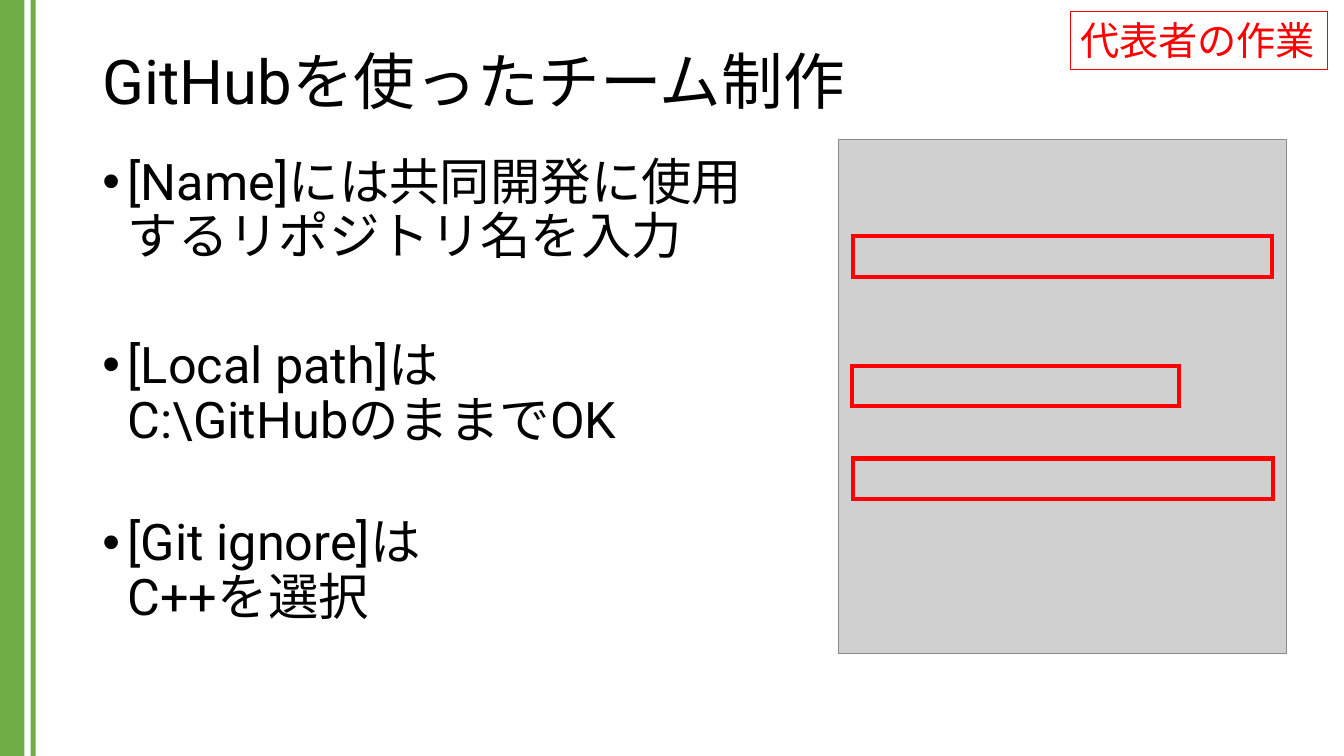
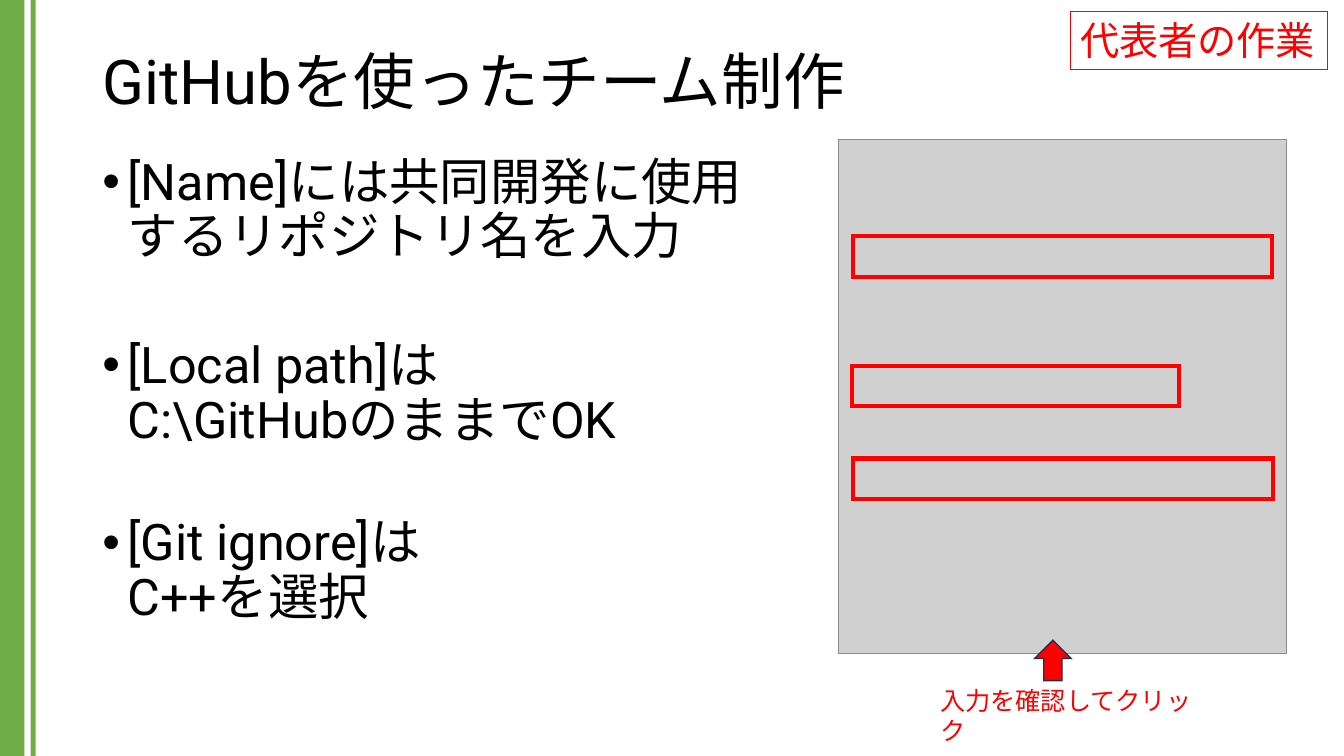
Before and after one commit to kic-murata/cpp2024, a slide deck: slide 4 of 授業資料/GitHubを用いたチーム制作.pptx. Drawn at 1344x756 pixels with LibreOffice and Linux fonts; fonts in the diff are those of the drawing; grey boxes stand for pictures. Boxes give left, top, right and bottom in pixels: in the first picture for what was removed or moved away, otherwise in the second. Text is boxed around its words. In the diff, an @@ line names an element or a change of style, - is before the commit and + after.

```diff
--- a/授業資料/GitHubを用いたチーム制作.pptx
+++ b/授業資料/GitHubを用いたチーム制作.pptx
@@ down arrow added at (1034,640,1071,681), fill #FF0000, outline #1E3256 1 pt @@
@@ text added at (940,689,1191,712), 18 pt, text #FF0000 @@
+入力を確認してクリック
```
Also in this commit, not shown: 23 other slides changed, 1 slide added, 1 other file.
